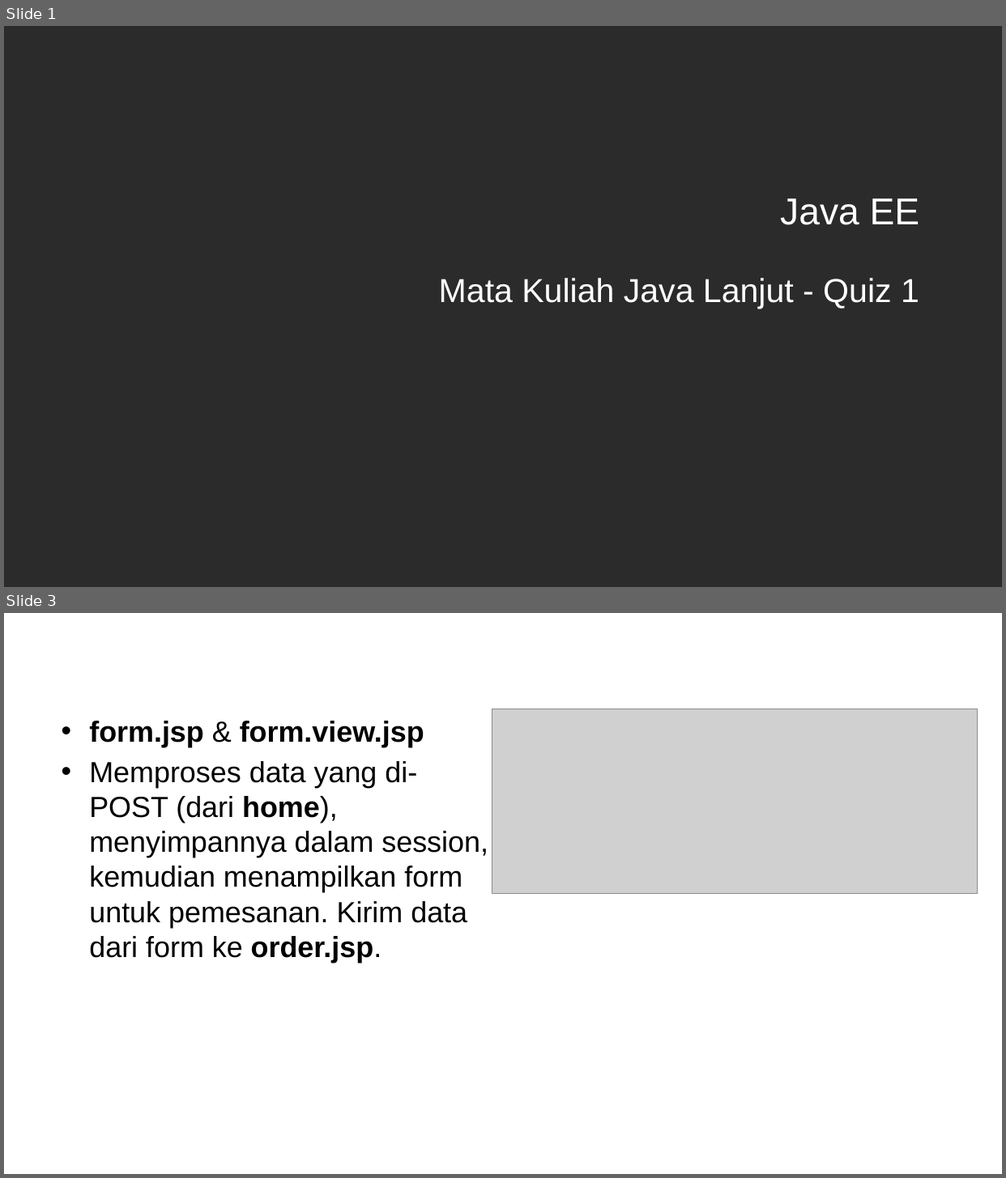
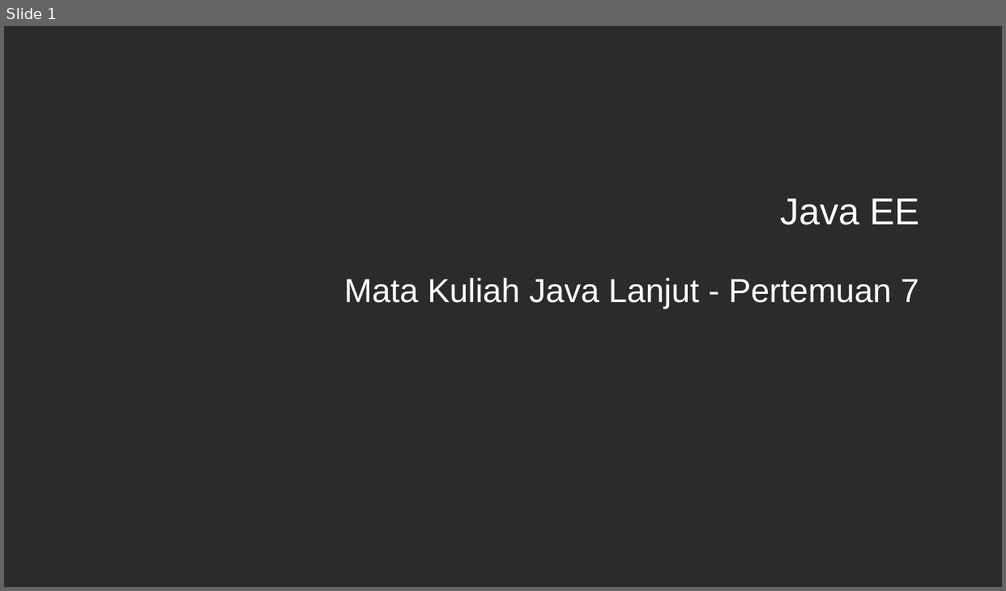
Before and after one commit to ruang-belajar/java-ee, a slide deck: docs/res/Java EE - Pertemuan 7.pptx. Shown one above the other, each under a label of ours: slides 1 and 3 before the commit, slide 1 after it; the slides between them are not shown. The pictures are 1006x1178 and 1006x591 pixels, drawn with LibreOffice and Linux fonts; fonts in the diff are those of the drawing; grey boxes stand for pictures; background and template pictures are left out; a plain dark background stands for a picture behind light text. Boxes give left, top, right and bottom in pixels: in the first picture for what was removed or moved away, otherwise in the second. Text is boxed around its words. In the diff, an @@ line names an element or a change of style, - is before the commit and + after.

```diff
--- a/docs/res/Java EE - Pertemuan 7.pptx
+++ b/docs/res/Java EE - Pertemuan 7.pptx
@@ slide 3 removed at bbox=[4, 613, 1002, 1174], background picture (left out) @@
@@ title removed at bbox=[54, 628, 953, 677] @@
-Quiz 1
@@ picture removed at bbox=[492, 709, 978, 893] @@
@@ text removed at bbox=[89, 721, 488, 963] @@
-• form.jsp & form.view.jsp
-• Memproses data yang di-POST (dari home), menyimpannya dalam session, kemudian menampilkan form untuk pemesanan. Kirim data dari form ke order.jsp.
@@ slide 1 changed as well @@
@@ subtitle at bbox=[344, 278, 919, 309]: text changed @@
-Mata Kuliah Java Lanjut - Quiz 1
+Mata Kuliah Java Lanjut - Pertemuan 7
```
Also in this commit, not shown: 14 slides added, 2 other slides removed, 5 other files.
